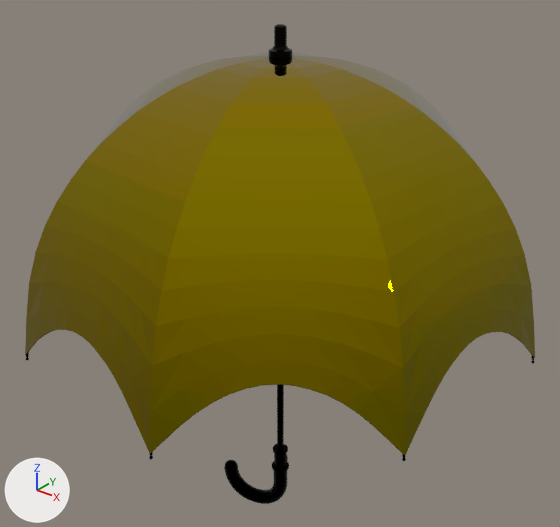
A saved change to the glTF model Asset1/umbrella.glb.
One viewpoint serves both versions: a 50 mm lens placed at (0.0036, -0.00706, 0.00315), pointed at (-0.00009, -0.00245, 0.0003). The axes (+X, +Y, +Z) are drawn at lower left. The lights are the same throughout. Where no turn or scale is listed for an object, it has been applied to the vertices.

In view in the first picture: 'node_id161'.
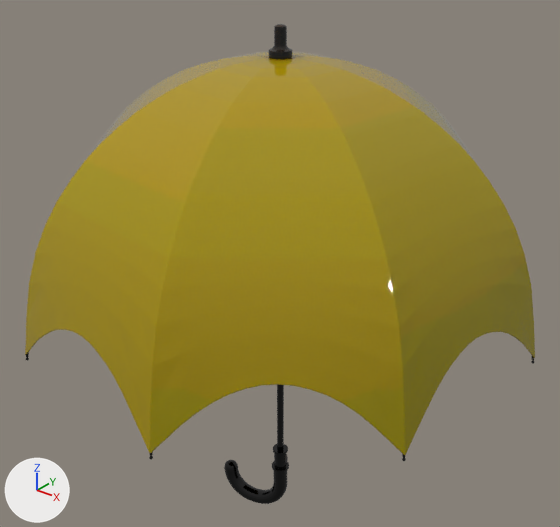
The newer file is also rescaled (x100.0) as a whole; pictures and numbers use the older file's frame.

The change, as a diff of the scene's bpy script:
```diff
--- a/Asset1/umbrella.glb.py
+++ b/Asset1/umbrella.glb.py
@@ img_textures_35_png @@
+img_textures_35_png = load_image('textures\\35.png', '_unpacked/textures_35.png', 2048, 2048, 'sRGB')
@@ mat_material_268 @@
 mat_material_268 = principled_material('Material_268')
-mat_material_268.texture = img_35  # with its transparency
-mat_material_268.metallic = 1.0
-mat_material_268.roughness = 0.0
+mat_material_268.texture = img_textures_35_png
+mat_material_268.roughness = -0.0473
```

Where the change shows, as pixel boxes [x1, y1, x2, y2] in the pictures (560 x 527 px):
'node_id161', surface changed: [25, 24, 535, 504] in both
